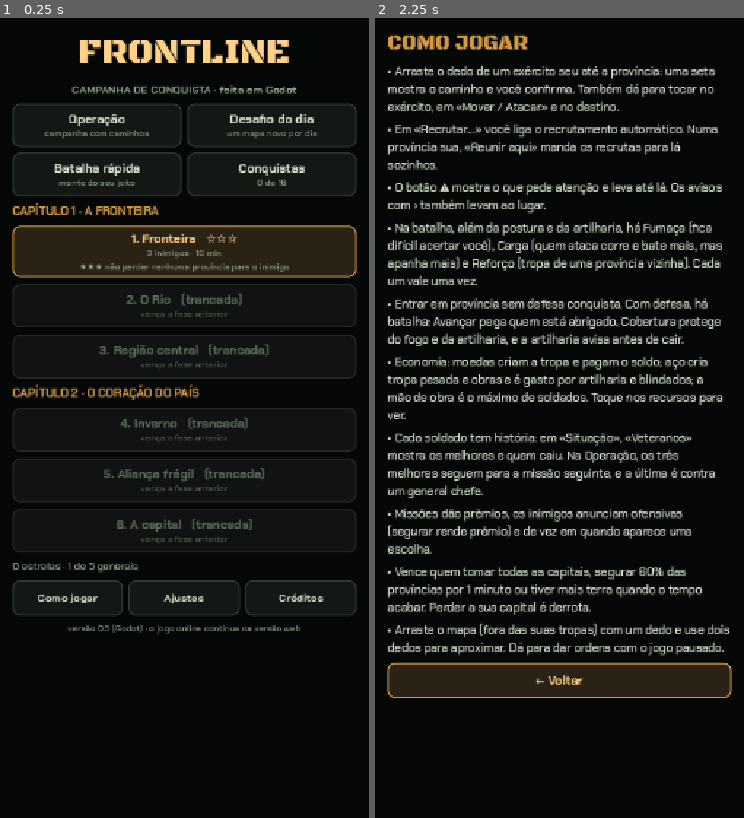
Above: before the commit, frames 1-2 (left to right).
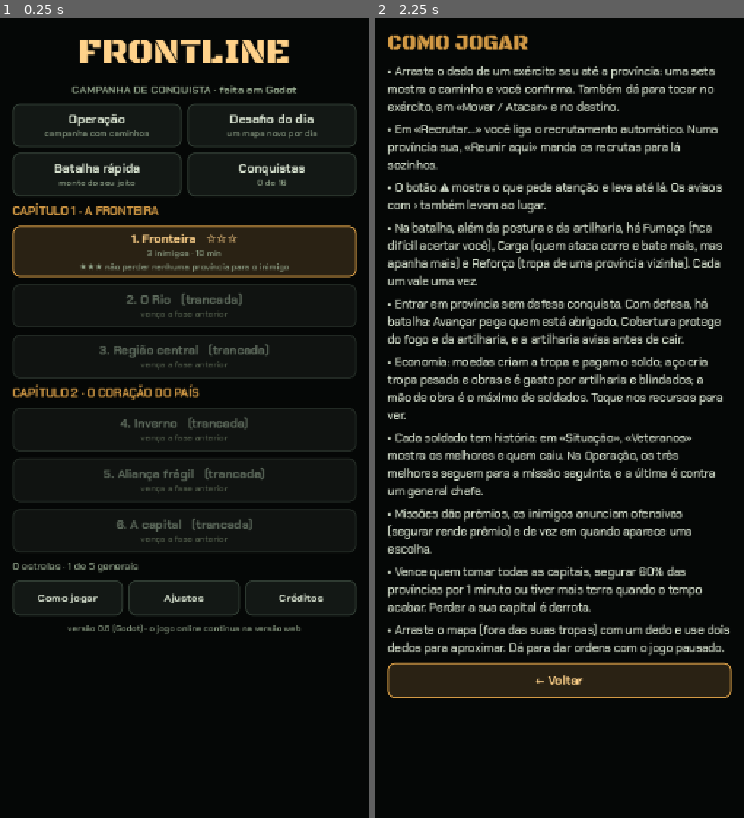
Above: after the commit, the same moments.

Repository: Douglas269/Front-Line
Game: Godot game, scene res://principal.tscn
Two runs of this game, one before a commit and one after it. Both use one fixed random seed, a clock stepped at 60 frames per second and the inputs below.
Inputs (mouse positions are in pixels of both pictures, inside the frame that each line leads up to):
- Up to frame 1 (0.25 s): no input
- Up to frame 2 (2.25 s): click "Como jogar" at 0.5 s; click (559, 682) at 1.25 s; click "Como jogar" at 2 s

The runs differ from the first frame. In frame 1, less than 0.1% of the frame differs, in the area x 28-79%, y 75-77%; in frame 2, nothing differs.

Commit message:
Corrige o jogo fechando ao entrar em batalha no Android (Godot 0.6) (#142)
Co-Authored-By: Claude Sonnet 5.5 <noreply@anthropic.com>

Diff:
--- a/godot/tela/principal.gd
+++ b/godot/tela/principal.gd
@@ -3,7 +3,7 @@
 
 const CONFIG := "user://config.json"
 const PARTIDA := "user://partida.json"
-const VERSAO := "0.5"
+const VERSAO := "0.6"
 
 var campanha: CampanhaC
 var jogo: JogoC
--- a/godot/tela/sons.gd
+++ b/godot/tela/sons.gd
@@ -91,10 +91,19 @@
 			v += r * pow(1.0 - d / 0.07, 3.0) * 0.5
 	return v
 
+## amostras que sobram depois do ponto de volta (cópia do começo do som)
+const FOLGA_DA_VOLTA := 64
+
+## O misturador do Godot lê algumas amostras além do ponto de volta para suavizar o som.
+## Sem essa sobra ele lê fora da memória, e no Android o jogo fechava sozinho na batalha.
 static func _em_volta(w: AudioStreamWAV) -> AudioStreamWAV:
+	var n := w.data.size() / 2
+	var dados := w.data
+	dados.append_array(dados.slice(0, FOLGA_DA_VOLTA * 2))
+	w.data = dados
 	w.loop_mode = AudioStreamWAV.LOOP_FORWARD
 	w.loop_begin = 0
-	w.loop_end = w.data.size() / 2
+	w.loop_end = n
 	return w
 
 ## de 0 (calmo) a 1 (batalha no limite)
--- a/godot/testes/sons.gd
+++ b/godot/testes/sons.gd
@@ -33,8 +33,13 @@
 			falhas.append(nome + " quase mudo")
 		if float(cheios) / n > 0.03:
 			falhas.append(nome + " estourando")
-		if w.loop_mode == AudioStreamWAV.LOOP_FORWARD and w.loop_end != n:
-			falhas.append(nome + " com volta errada")
+		# a volta precisa de sobra depois dela (cópia do começo), senão o Android fecha o jogo
+		if w.loop_mode == AudioStreamWAV.LOOP_FORWARD:
+			var folga := SonsC.FOLGA_DA_VOLTA
+			if w.loop_begin != 0 or n - w.loop_end < folga:
+				falhas.append(nome + " sem folga depois da volta")
+			elif w.data.slice(w.loop_end * 2, (w.loop_end + folga) * 2) != w.data.slice(0, folga * 2):
+				falhas.append(nome + " com a sobra diferente do começo")
 		if not args.is_empty():
 			w.save_to_wav(args[0].path_join(nome + ".wav"))
 	s.tensao(1.0)
Not shown, changed: conquista-godot/index.pck
